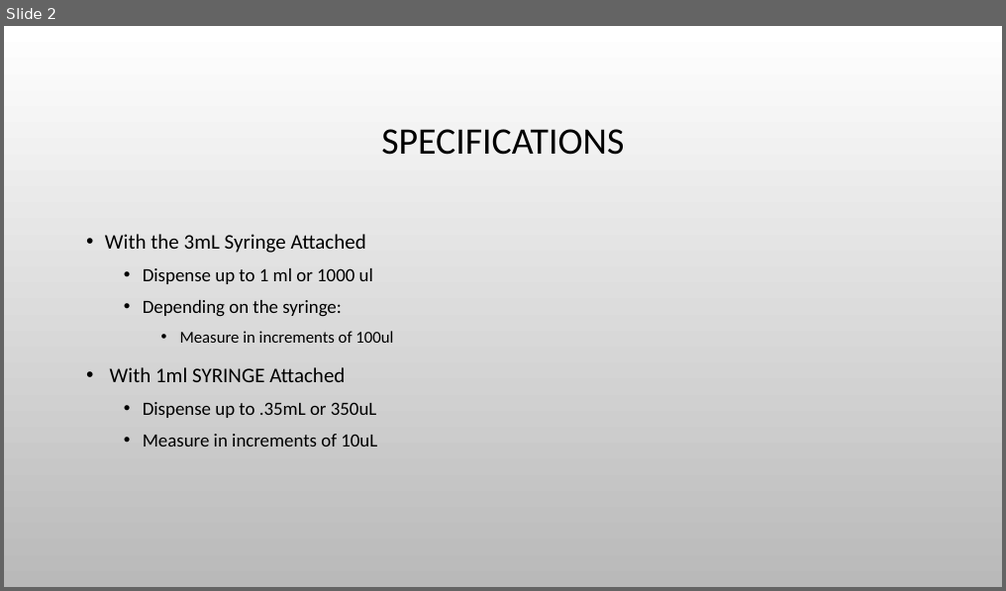
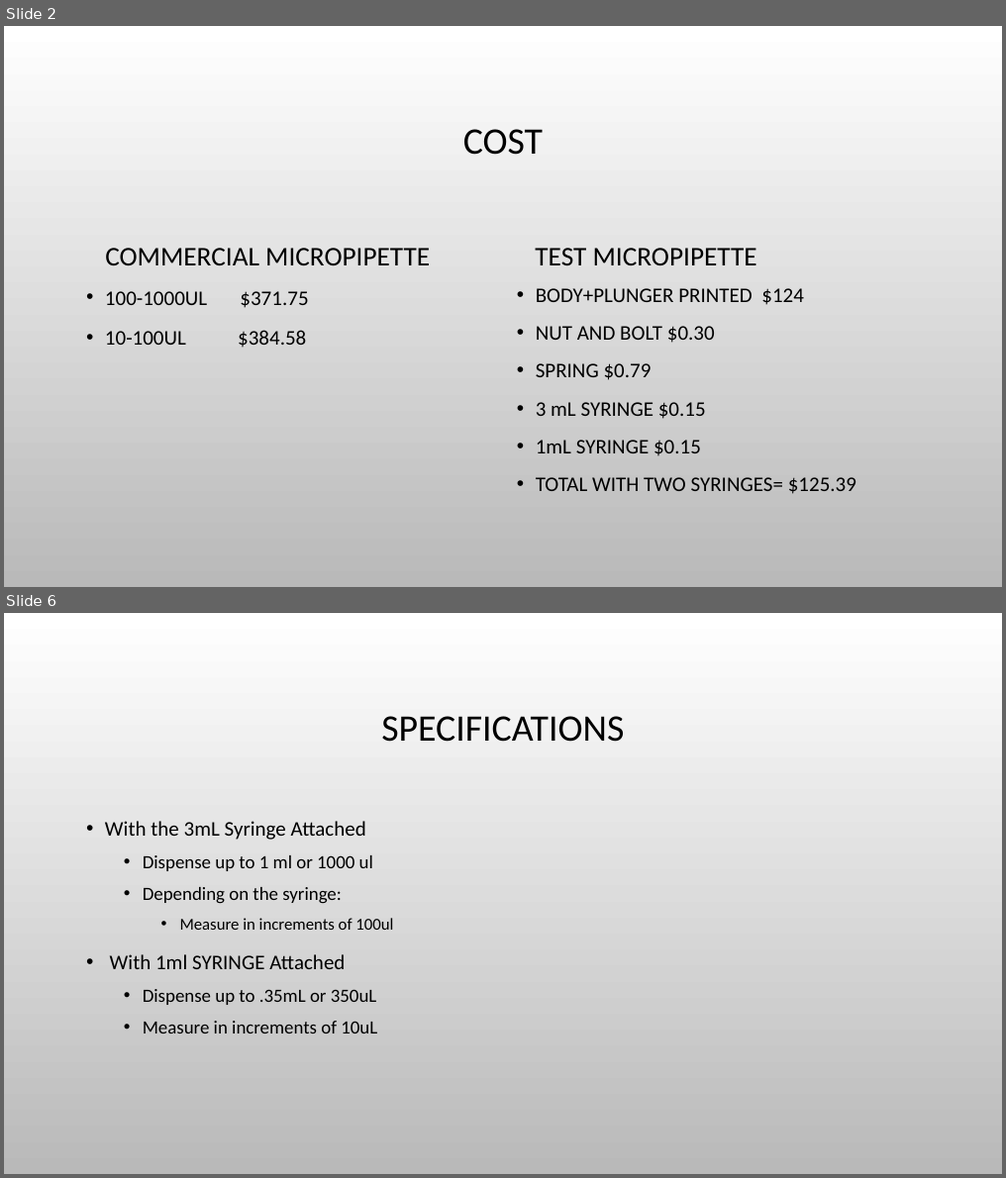
Before and after one commit to Biological-Microsystems-Laboratory/micropipette, a slide deck: Presentation1.pptx. Shown one above the other, each under a label of ours: slide 2 before the commit, slides 2 and 6 after it; the slides between them are not shown. The pictures are 1006x591 and 1006x1178 pixels, drawn with LibreOffice and Linux fonts; fonts in the diff are those of the drawing; background and template pictures are left out. Boxes give left, top, right and bottom in pixels: in the first picture for what was removed or moved away, otherwise in the second. Text is boxed around its words. In the diff, an @@ line names an element or a change of style, - is before the commit and + after.

```diff
--- a/Presentation1.pptx
+++ b/Presentation1.pptx
@@ slide 2 added at [4,26,1002,587], background picture (left out) @@
@@ title added at [463,129,543,155], 36 pt, text #000000 @@
+COST
@@ text added at [105,248,430,266], 26 pt, text #000000 @@
+COMMERCIAL MICROPIPETTE
@@ text added at [535,248,757,266], 26 pt, text #000000 @@
+TEST MICROPIPETTE
@@ text added at [105,291,308,348], 20 pt, text #000000 @@
+• 100-1000UL $371.75
+• 10-100UL $384.58
@@ text added at [536,288,856,494], 20 pt, text #000000 @@
+• BODY+PLUNGER PRINTED $124
+• NUT AND BOLT $0.30
+• SPRING $0.79
+• 3 mL SYRINGE $0.15
+• 1mL SYRINGE $0.15
+• TOTAL WITH TWO SYRINGES= $125.39
@@ what was slide 2 is now slide 6 @@
```
Also in this commit, not shown: 2 slides changed, 12 other slides added, 1 slide removed, 2 other files.
